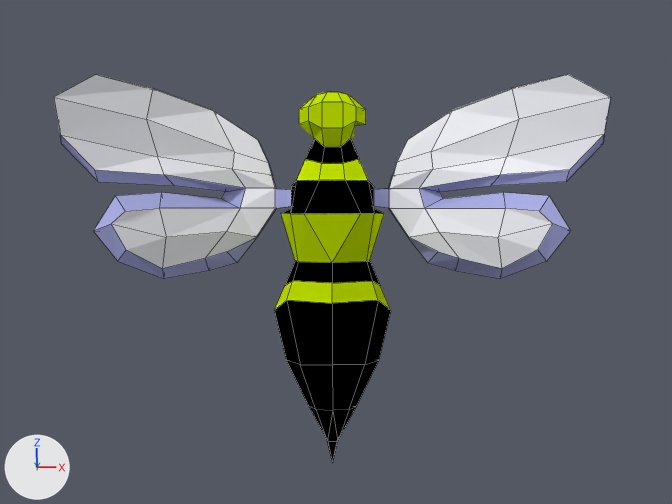
Before and after pictures for a commit that changed the Blender file 3D/Prize 1_2_f_1_Textured_1_Anim_1.blend.
Camera for both pictures: the file's camera 'Camera'. The axes (+X, +Y, +Z) are drawn at lower left. The lights are the same throughout. Mesh edges are drawn as thin lines.
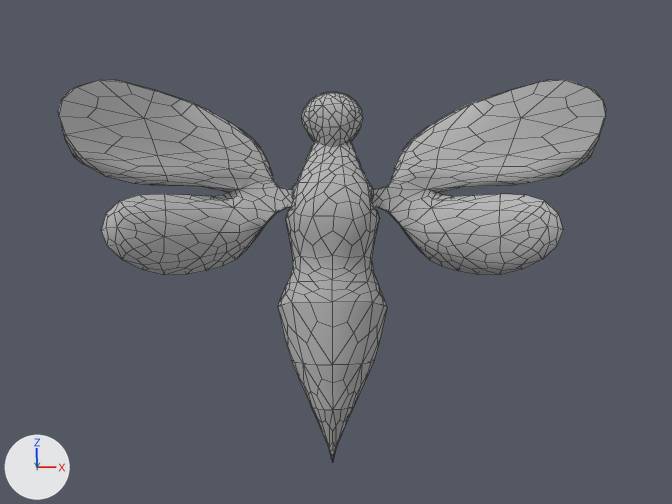
Location of each change, [x1, y1, x2, y2] in pixels of the pictures (672 x 504 px):
```json
{"object": "Cube.003", "change": "recoloured, shading changed, modifiers changed", "before": [54, 74, 610, 463], "after": [58, 80, 606, 459], "on screen": "white to grey"}
```

Edits to the scene script, one JSON object a line:
```json
{"op": "set", "path": "mat_material_001.base_color", "old": "(0.0, 0.0, 0.0)", "new": "(0.5, 0.5, 0.5)", "note": "black #000000 -> grey #bcbcbc"}
{"op": "set", "path": "mat_material.base_color", "old": "(0.556, 0.8, 0.0)", "new": "(0.5, 0.5, 0.5)", "note": "green #c5e700 -> grey #bcbcbc"}
{"op": "set", "path": "mat_material_002.base_color", "old": "(0.423, 0.442, 0.8)", "new": "(0.5, 0.5, 0.5)", "note": "blue #aeb1e7 -> grey #bcbcbc"}
{"op": "set", "path": "mat_material_003.base_color", "old": "(0.939, 0.942, 1.0)", "new": "(0.5, 0.5, 0.5)", "note": "white #f8f8ff -> grey #bcbcbc"}
{"block": "me_cube_005", "where": "me_cube_005.from_pydata(...)  # 310 vertices, 320 faces, 2 loose edges; spans x -13.8..0.7, y -12.0..12.0, z -4.9..2.2"}
{"block": "me_cube_005", "where": "# used by ob_cube_003; location = (-0.03, 0.0, 0.23); rotation_euler = (4.712, 1.571, 0.0), in degrees (270, 90, 0); scale = (0.3, 0.24, 0.188)"}
{"block": "me_cube_005", "change": "me_cube_005 part 1: all faces are now shaded smooth (320 of 320 changed)"}
{"op": "add", "block": "ob_cube_003", "code": "_m = ob_cube_003.modifiers.new('Triangulate', 'TRIANGULATE')"}
{"op": "add", "block": "ob_cube_003", "code": "_m = ob_cube_003.modifiers.new('EdgeSplit', 'EDGE_SPLIT')"}
{"op": "add", "block": "ob_cube_003", "code": "_m.split_angle = 1.361"}
{"op": "add", "block": "ob_cube_003", "code": "_m = ob_cube_003.modifiers.new('Subsurf', 'SUBSURF')"}
{"op": "add", "block": "ob_cube_003", "code": "_m.render_levels = 1"}
```
